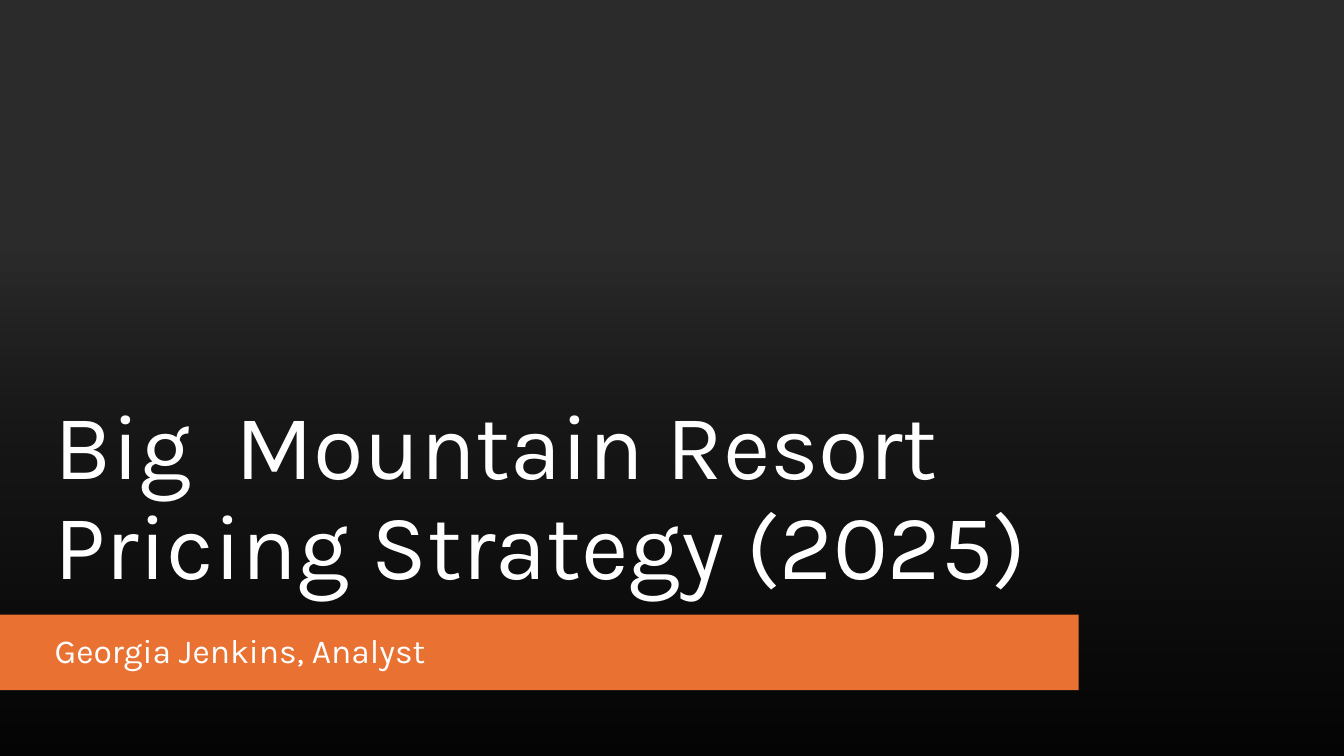
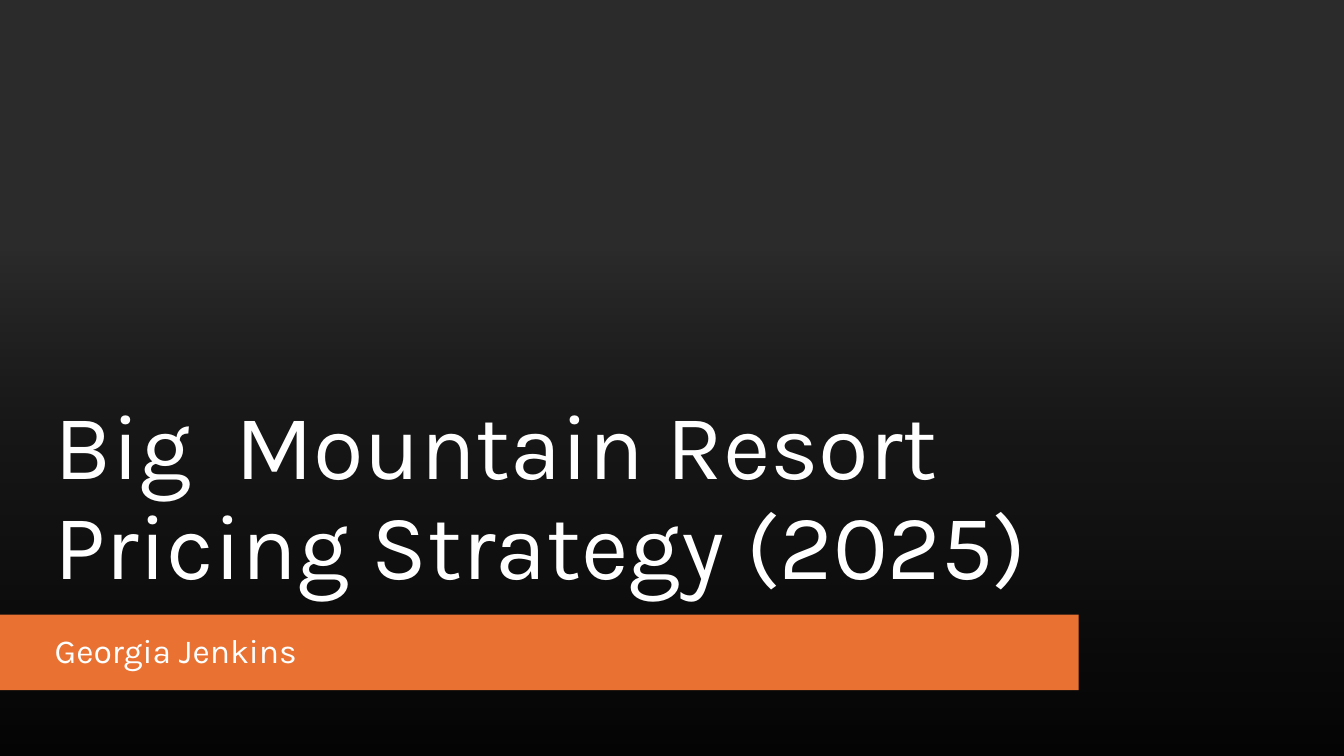
Before and after one commit to geojenk/DataScienceGuidedCapstone, a slide deck: slide 1 of Notebooks/07_presentation.pptx. Drawn at 1344x756 pixels with LibreOffice and Linux fonts; fonts in the diff are those of the drawing; background and template pictures are left out; a plain dark background stands for a picture behind light text. Boxes give left, top, right and bottom in pixels: in the first picture for what was removed or moved away, otherwise in the second. Text is boxed around its words. In the diff, an @@ line names an element or a change of style, - is before the commit and + after.

Commit message:
edit slide 1

```diff
--- a/Notebooks/07_presentation.pptx
+++ b/Notebooks/07_presentation.pptx
@@ subtitle at (x1=55, y1=640, x2=297, y2=672): text changed @@
-Georgia Jenkins, Analyst
+Georgia Jenkins
```
